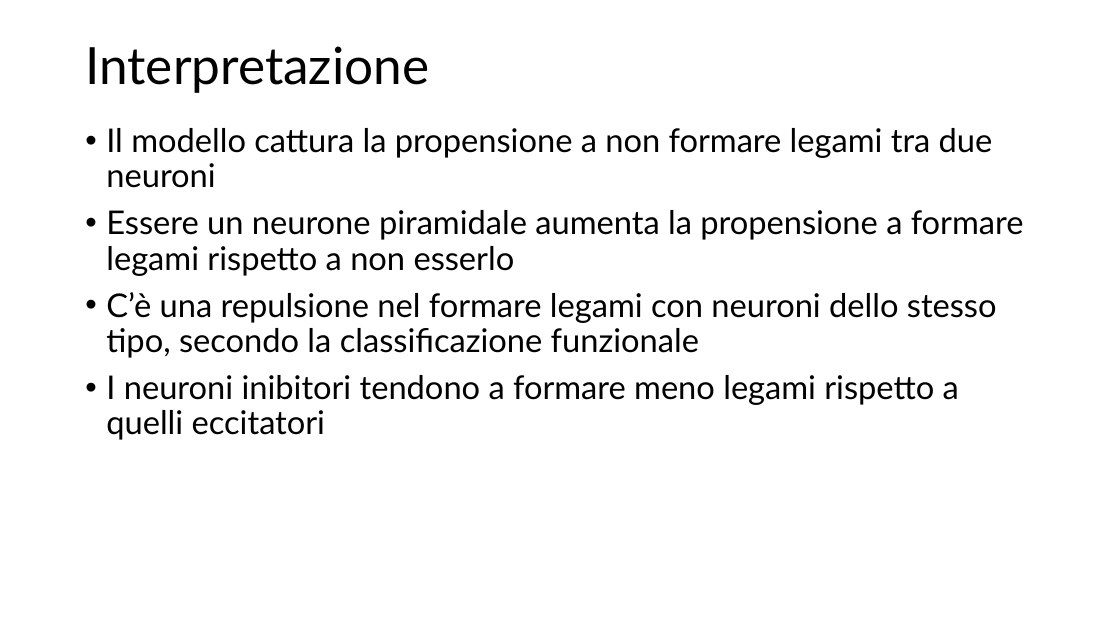
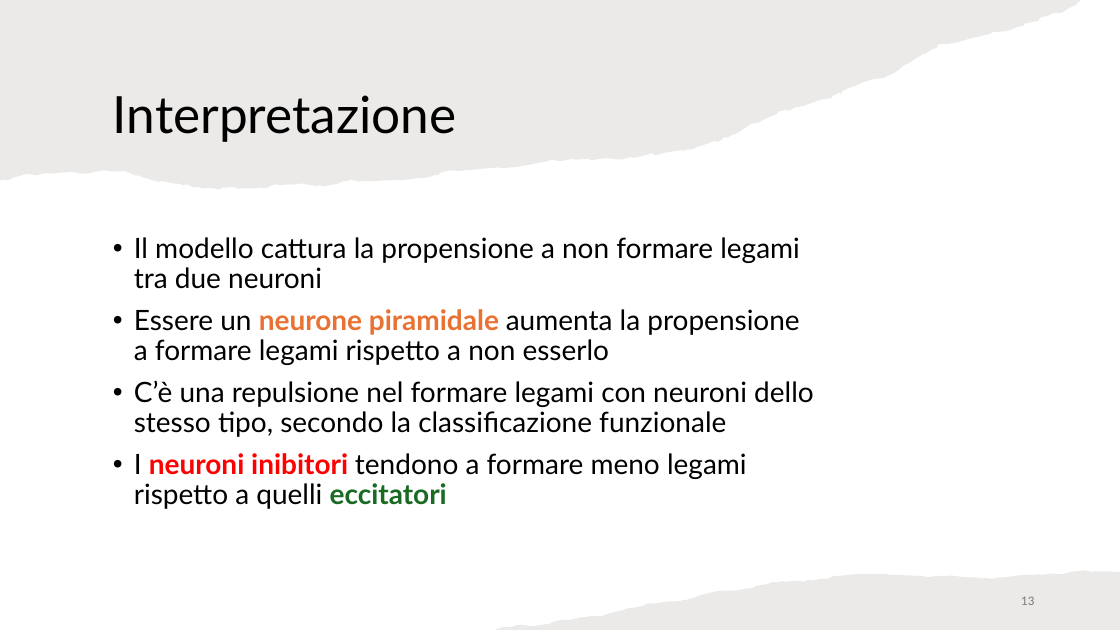
Before and after one commit to cMancio00/sand-2024, a slide deck: slide 13 of Analysis of visual cortical neurons of mice.pptx. Drawn at 1120x630 pixels with LibreOffice and Linux fonts; fonts in the diff are those of the drawing. Boxes give left, top, right and bottom in pixels: in the first picture for what was removed or moved away, otherwise in the second. Text is boxed around its words. In the diff, an @@ line names an element or a change of style, - is before the commit and + after.

```diff
--- a/Analysis of visual cortical neurons of mice.pptx
+++ b/Analysis of visual cortical neurons of mice.pptx
@@ freeform shape added at (0, 0, 1081, 189), fill #82766A at 15% opacity @@
@@ title "Interpretazione": place and size @@
-title "Interpretazione" at (85, 46, 429, 93)
+title "Interpretazione" at (113, 95, 457, 142)
@@ text "Il modello cattura la propensione ...": place and size @@
-text "Il modello cattura la propensione ..." at (106, 128, 1024, 440)
+text "Il modello cattura la propensione ..." at (134, 237, 814, 509)
@@ text "Il modello cattura la propensione ..." at (134, 237, 814, 509): size 28 to 24 pt; text colour #000000 to #E97132 in "neurone piramidale"; bold on in "neurone piramidale", "neuroni inibitori eccitatori"; text colour #000000 to #FF0000 in "neuroni inibitori"; text colour #000000 to #196B24 in "eccitatori" @@
@@ freeform shape added at (495, 571, 1120, 630), fill #82766A at 15% opacity @@
@@ page number added at (1021, 596, 1034, 605), 10 pt, text #797979 @@
+13
```
Also in this commit, not shown: 13 other slides changed, 4 slides added, 1 slide removed.
